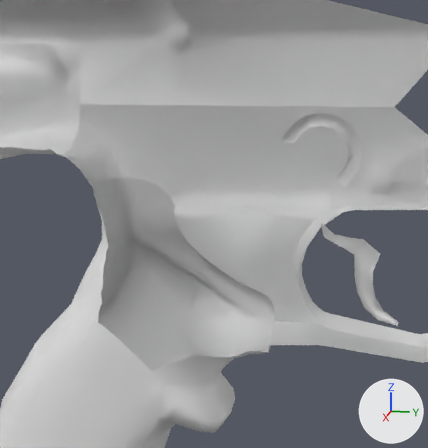
Before and after pictures for a commit that changed the OBJ model models/rifle/rifle.obj.
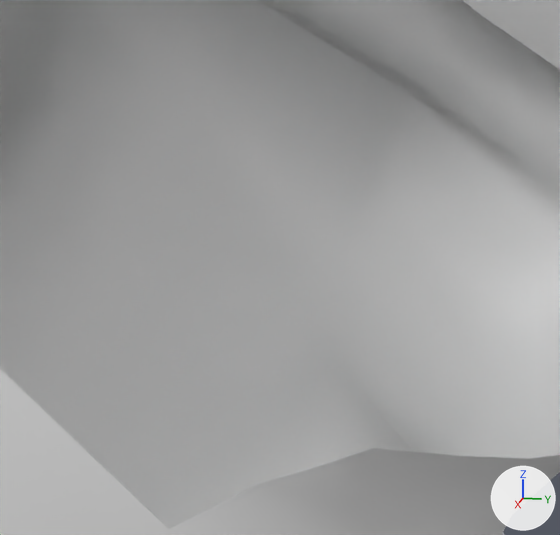
Each version is shown from a camera (50 mm lens) standing at (4.249, 1.39, 1.633) and looking at (-0.212, 0.498, 0.518), then close up on the part from 28% to 54% of the width and 59% to 83% of the height. Every picture has the same lights, and +X, +Y and +Z are marked at lower right. Everything nearer to the camera than a plane just in front of the edit is cut away. Where no turn or scale is listed for an object, it has been applied to the vertices.

The first close-up shows 'GN_AK_S0_Skelmesh.mo_GN_AK_S0_Skelmesh.md'.
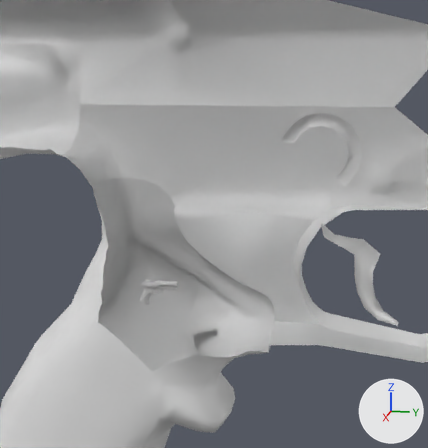
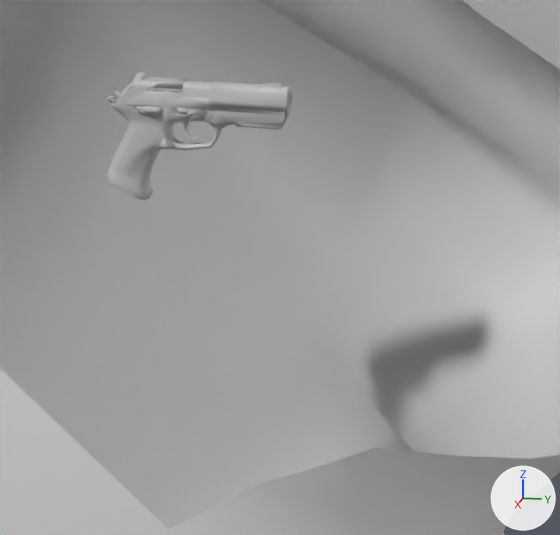
The newer file is also rescaled (x0.8) as a whole; pictures and numbers use the older file's frame.

The change in detail:
Material 'Tritium_MI' (mat_tritium_mi) is new.
Its base color is (0.8, 0.8, 0.8) (white #e7e7e7).
Its roughness is 0.431.
Material 'BasePistol_S0_MI' (mat_basepistol_s0_mi) is new.
Its base color is (0.8, 0.8, 0.8) (white #e7e7e7).
Its roughness is 0.431.
Mesh me_gn_basepistol_s0_skelmesh_mo_gn_basepistol_s0_skelmesh_md is new.
It has 2092 vertices, 3693 faces and spans x -0.026..0.026, y -0.059..0.25, z -0.113..0.099.
Faces by material slot: [3515, 178].
It uses material mat_basepistol_s0_mi (white #e7e7e7).
It uses material mat_tritium_mi (white #e7e7e7).
Object 'GN_BasePistol_S0_Skelmesh.mo_GN_BasePistol_S0_Skelmesh.md' (ob_gn_basepistol_s0_skelmesh_mo_gn_basepistol_s0_skelmesh_md) is new; it shows me_gn_basepistol_s0_skelmesh_mo_gn_basepistol_s0_skelmesh_md.
Its location is (0.0, 0.0, 0.0).

Location of each change, [x1, y1, x2, y2] in pixels of the close-ups (560 x 535 px):
'GN_BasePistol_S0_Skelmesh.mo_GN_BasePistol_S0_Skelmesh.md', added
    after: [106, 72, 293, 201]
    faces in mat_basepistol_s0_mi (white #e7e7e7): [106, 72, 293, 201]
